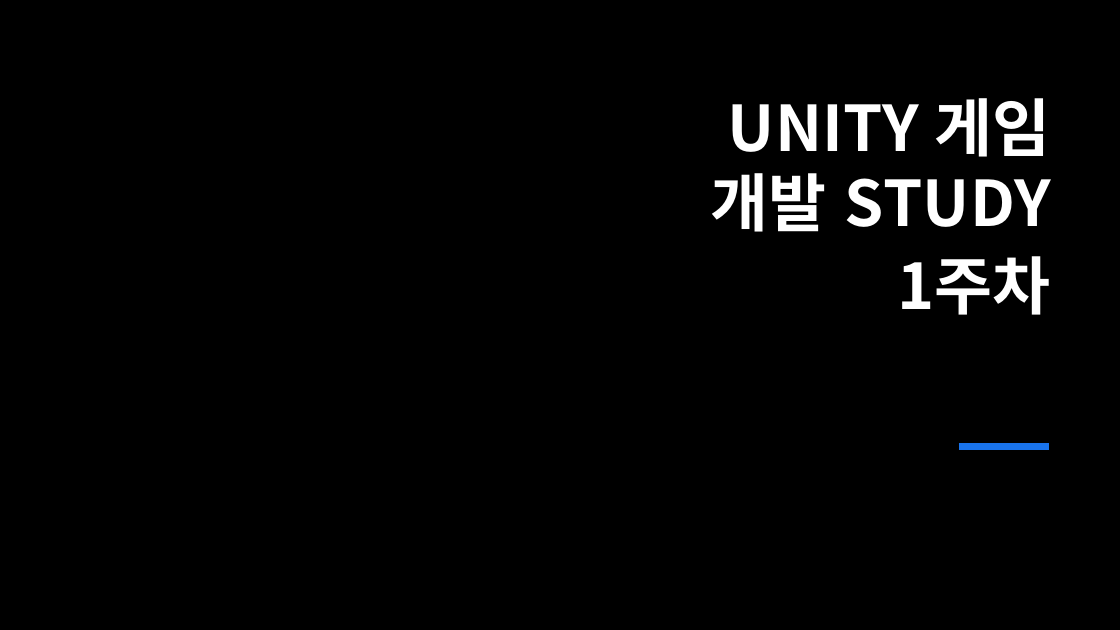
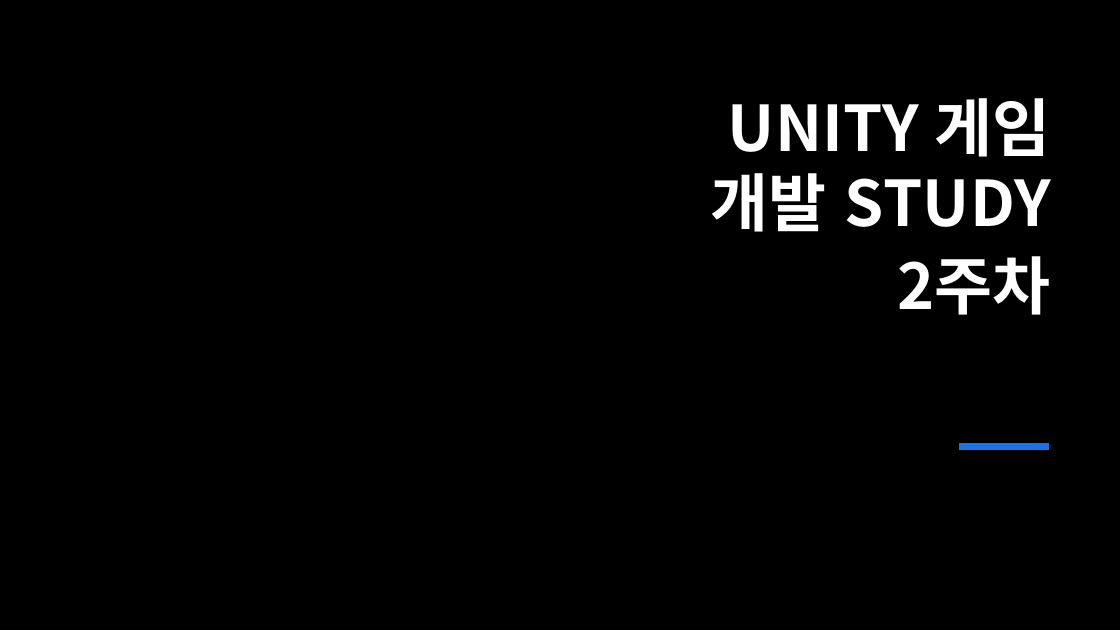
Before and after one commit to jsjin01/MJsec_Unity_Mentoring, a slide deck: slide 1 of MJsec_게임 개발 멘토링/MJsec_2주차.pptx. Drawn at 1120x630 pixels with LibreOffice and Linux fonts; fonts in the diff are those of the drawing; background and template pictures are left out. Boxes give left, top, right and bottom in pixels: in the first picture for what was removed or moved away, otherwise in the second. Text is boxed around its words. In the diff, an @@ line names an element or a change of style, - is before the commit and + after.

```diff
--- a/MJsec_게임 개발 멘토링/MJsec_2주차.pptx
+++ b/MJsec_게임 개발 멘토링/MJsec_2주차.pptx
@@ text at bbox=[897, 256, 1051, 315]: text changed @@
-1주차
+2주차
```
Also in this commit, not shown: 1 other slide changed, 4 slides added, 24 other files.
